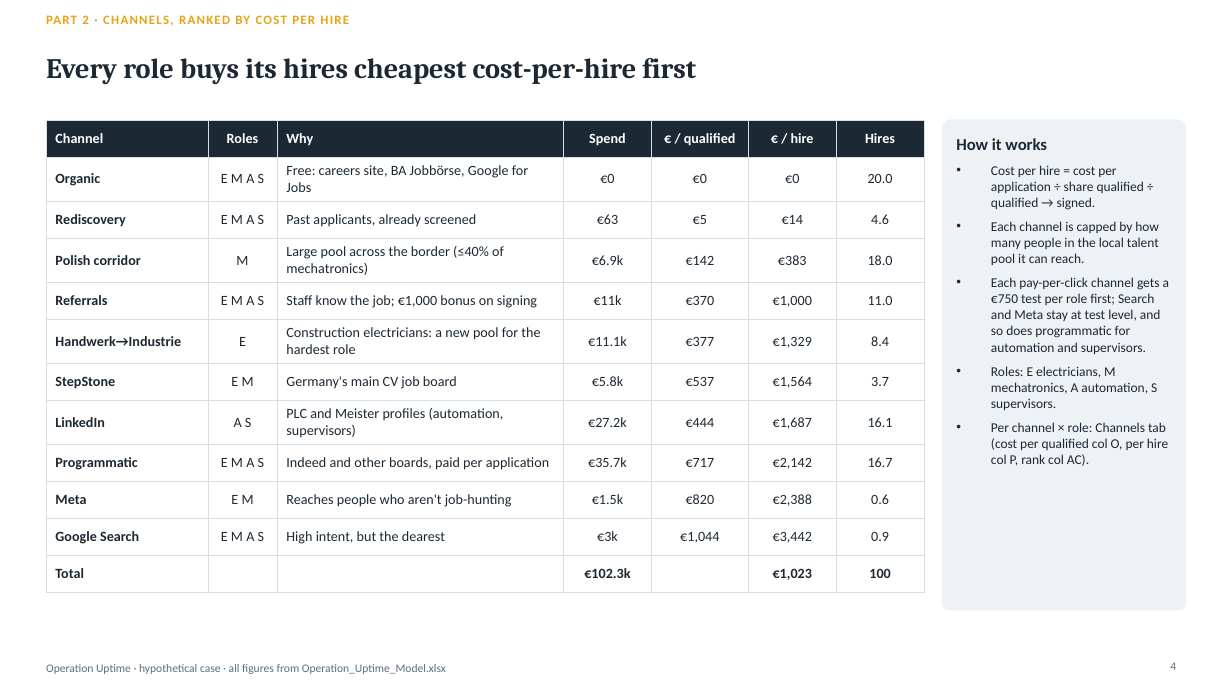
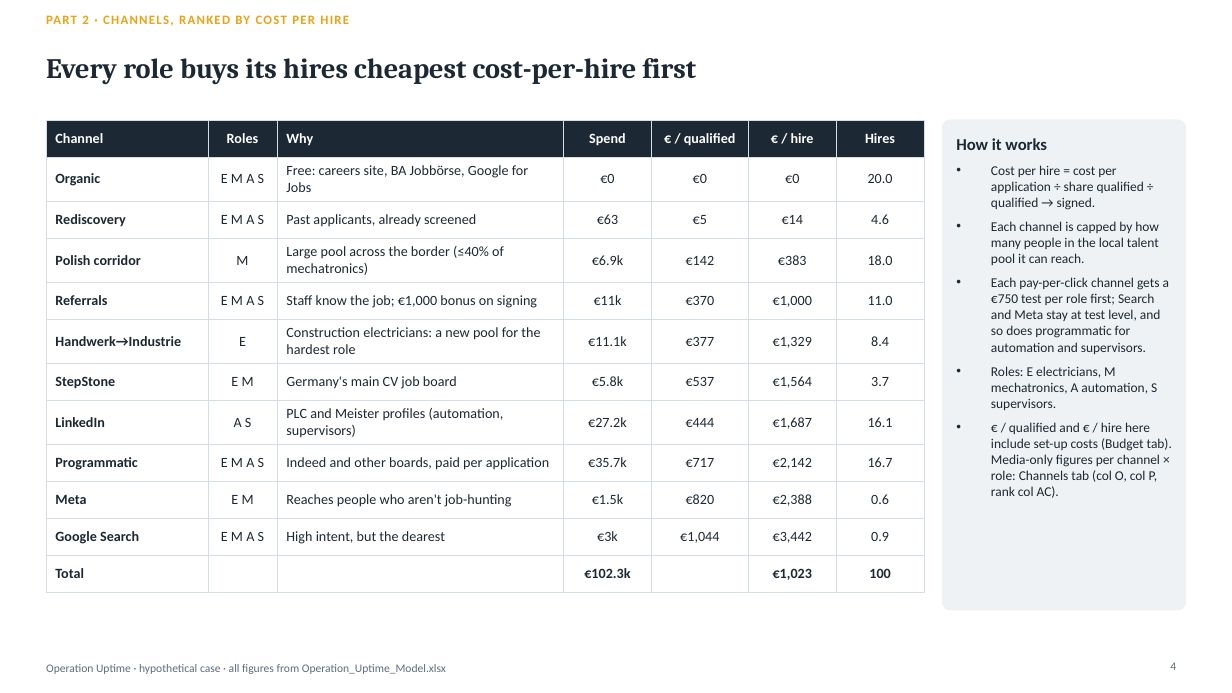
Before and after one commit to Anurag160596/haystack, a slide deck: slide 4 of operation_uptime/Operation_Uptime_Deck.pptx. Drawn at 1232x693 pixels with LibreOffice and Linux fonts; fonts in the diff are those of the drawing. Boxes give left, top, right and bottom in pixels: in the first picture for what was removed or moved away, otherwise in the second. Text is boxed around its words. In the diff, an @@ line names an element or a change of style, - is before the commit and + after.

```diff
--- a/operation_uptime/Operation_Uptime_Deck.pptx
+++ b/operation_uptime/Operation_Uptime_Deck.pptx
@@ text at (x1=991, y1=422, x2=1172, y2=498): text changed @@
-• Per channel × role: Channels tab (cost per qualified col O, per hire col P, rank col AC).
+• € / qualified and € / hire here include set-up costs (Budget tab). Media-only figures per channel × role: Channels tab (col O, col P, rank col AC).
```
Also in this commit, not shown: 2 other files.
